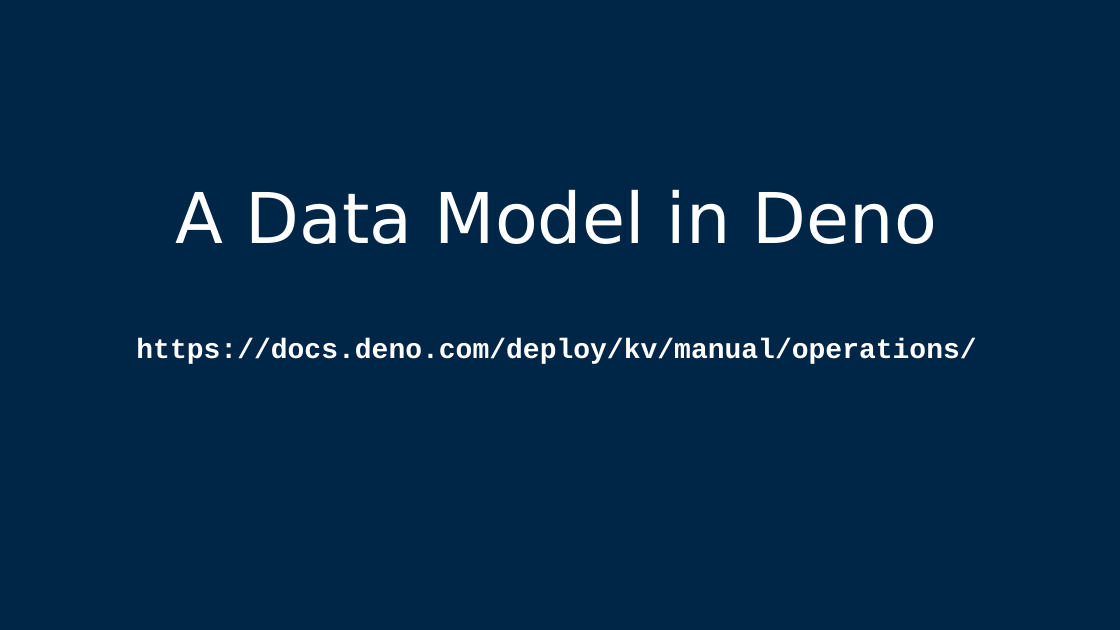
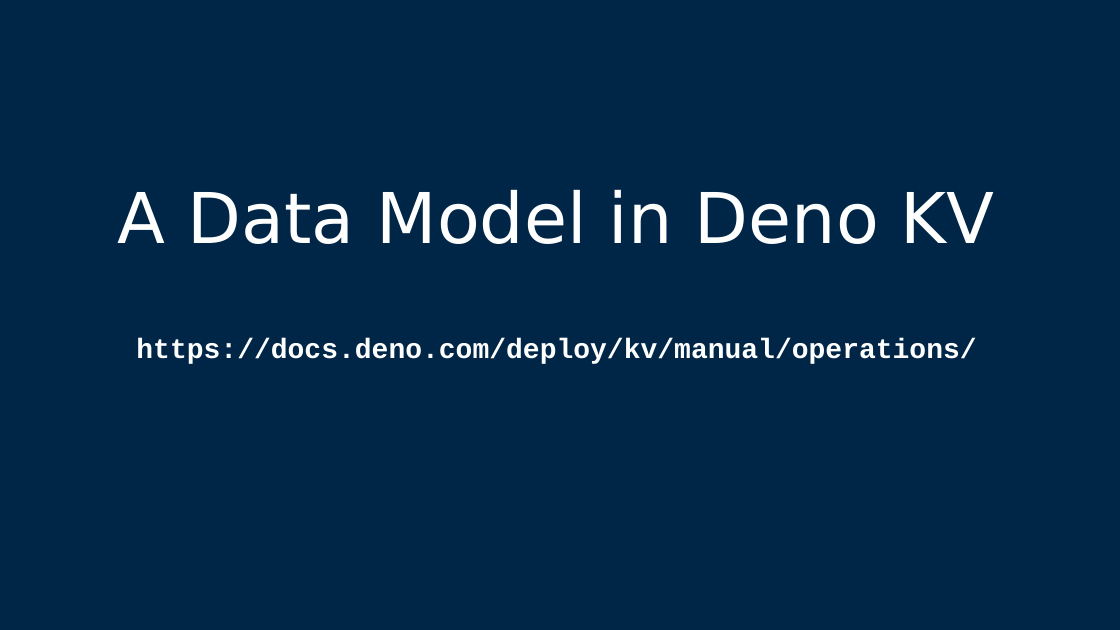
Before and after one commit to csev/pg4e, a slide deck: slide 45 of lectures/07-DenoKV.pptx. Drawn at 1120x630 pixels with LibreOffice and Linux fonts; fonts in the diff are those of the drawing. Boxes give left, top, right and bottom in pixels: in the first picture for what was removed or moved away, otherwise in the second. Text is boxed around its words. In the diff, an @@ line names an element or a change of style, - is before the commit and + after.

Commit message:
Updates.

```diff
--- a/lectures/07-DenoKV.pptx
+++ b/lectures/07-DenoKV.pptx
@@ title at <box>117,189,995,364</box>: text changed @@
-A Data Model in Deno
-https://docs.deno.com/deploy/kv/manual/operations/
+A Data Model in Deno KV
+https://docs.deno.com/deploy/kv/manual/operations/
```
Also in this commit, not shown: 2 other slides changed, 3 slides added, 3 slides removed.
